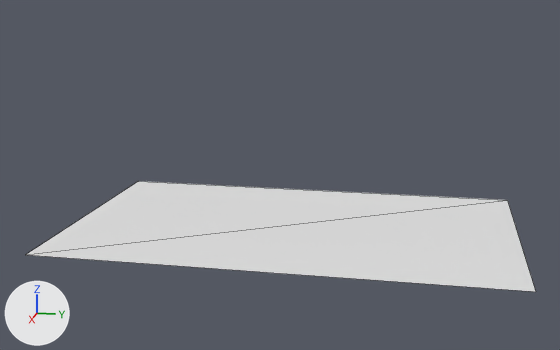
A saved change to the COLLADA model webapp/public/vl/valter-locus-originis/scene/valter-locus-originis.dae.
The view is the same before and after, from a 50 mm lens placed at (178.7, 32.4, 56.9), pointed at (1.9, -3.0, 12.7). Arrows for +X, +Y and +Z are at lower left; the lights stay in place. Mesh edges are drawn as thin lines. Where no turn or scale is listed for an object, it has been applied to the vertices.

Names of what the first picture shows: 'floor'.
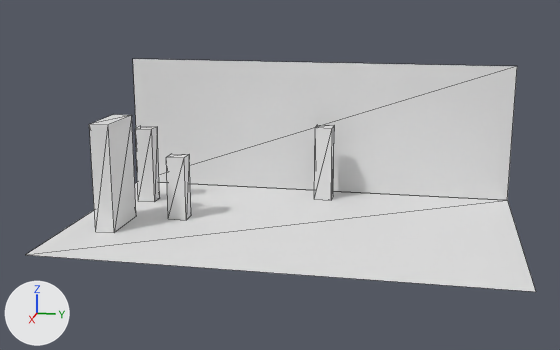
The newer file is also rescaled (x0.0755) as a whole; pictures and numbers use the older file's frame.

Boxes (x1, y1, x2, y2) around the edits, measured in the pictures (560 x 350 px):
'rWall', added: after (133, 59, 517, 200)
'Cube3', added: after (89, 115, 136, 233)
'Cube2', added: after (135, 126, 160, 202)
'Cube1', added: after (166, 154, 191, 220)
'Cube4', added: after (314, 125, 334, 200)

The change, as a list of edits to the scene's bpy script:
```text
Add me_cube2_001:
    me_cube2_001.from_pydata(...)  # a box spanning x -2.0..2.0, y -2.3..2.3, z 0.0..19.9
Add me_plane_001:
    me_plane_001.from_pydata([(-33.1, 53.0, 0.0), (-33.1, 53.0, 36.1), (-33.1, -53.0, 0.0), (-33.1, -53.0, 36.1)], [], [(1, 2, 0), (1, 3, 2)])
Add me_cube1:
    me_cube1.from_pydata(...)  # a box spanning x -2.0..2.0, y -2.3..2.3, z 0.0..15.8
Add me_cube3:
    me_cube3.from_pydata(...)  # a box spanning x -7.0..7.0, y -2.3..2.3, z 0.0..25.8
Add ob_cube4:
    ob_cube4 = bpy.data.objects.new('Cube4', me_cube2_001)
    ob_cube4.location = (-25.5, 3.8, 0.0)
Add ob_rwall:
    ob_rwall = bpy.data.objects.new('rWall', me_plane_001)
    ob_rwall.location = (0.0, 0.0, 0.0)
Add ob_cube1:
    ob_cube1 = bpy.data.objects.new('Cube1', me_cube1)
    ob_cube1.location = (-0.3, -29.1, 0.0)
Add ob_cube3:
    ob_cube3 = bpy.data.objects.new('Cube3', me_cube3)
    ob_cube3.location = (7.9, -42.6, 0.0)
Add ob_cube2:
    ob_cube2 = bpy.data.objects.new('Cube2', me_cube2_001.copy())
    ob_cube2.location = (-14.5, -42.6, 0.0)
```
